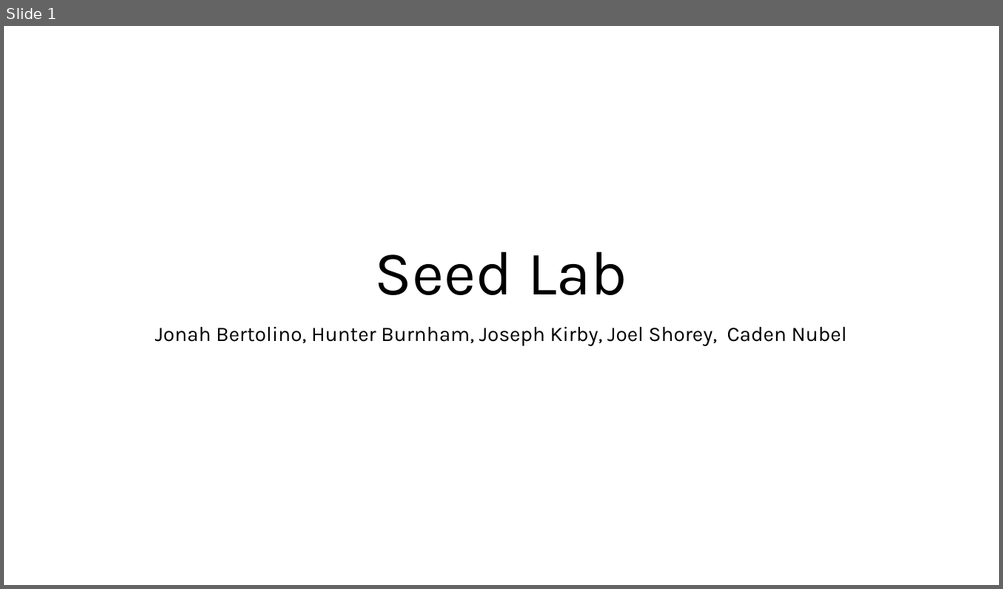
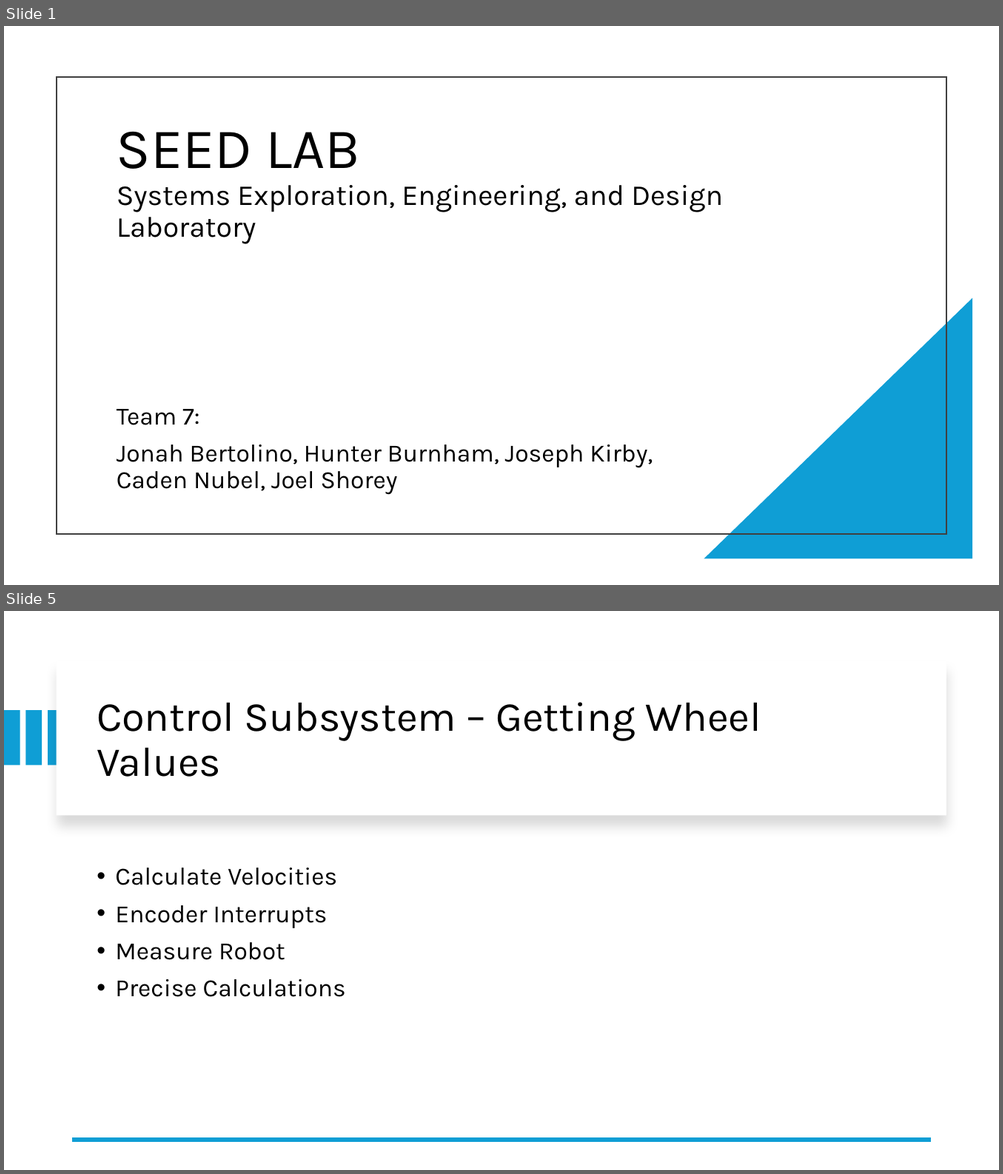
Before and after one commit to JonahBert/SeedLab, a slide deck: TeamPresentation/ProjectPresentation.pptx. Shown one above the other, each under a label of ours: slide 1 before the commit, slides 1 and 5 after it; the slides between them are not shown. The pictures are 1003x589 and 1003x1174 pixels, drawn with LibreOffice and Linux fonts; fonts in the diff are those of the drawing. Boxes give left, top, right and bottom in pixels: in the first picture for what was removed or moved away, otherwise in the second. Text is boxed around its words. In the diff, an @@ line names an element or a change of style, - is before the commit and + after.

```diff
--- a/TeamPresentation/ProjectPresentation.pptx
+++ b/TeamPresentation/ProjectPresentation.pptx
@@ slide 5 added at [4,611,999,1170], background #FFFFFF @@
@@ rectangle added at [57,661,946,815], fill #FFFFFF @@
@@ rectangle added at [4,710,20,766], fill #0F9ED5 @@
@@ rectangle added at [25,710,41,766], fill #0F9ED5 @@
@@ rectangle added at [48,710,64,766], fill #0F9ED5 @@
@@ title added at [96,702,761,777], 40 pt, text #000000 @@
+Control Subsystem – Getting Wheel Values
@@ text added at [115,868,346,997], 24 pt, text #000000 @@
+• Calculate Velocities
+• Encoder Interrupts
+• Measure Robot
+• Precise Calculations
@@ line added from (930, 1140) to (73, 1140), #0F9ED5 4.5 pt @@
@@ slide 1 changed as well @@
@@ rectangle added at [57,77,946,534], outline #404040 1.5 pt @@
@@ title at [116,131,723,244]: text changed; size 60 to 28 pt @@
-Seed Lab
+SEED LAB
+Systems Exploration, Engineering, and Design Laboratory
@@ right triangle added at [704,298,973,560], fill #0F9ED5 @@
@@ subtitle at [116,409,652,495]: text changed; size 20 to 24 pt @@
-Jonah Bertolino, Hunter Burnham, Joseph Kirby, Joel Shorey, Caden Nubel
+Team 7:
+Jonah Bertolino, Hunter Burnham, Joseph Kirby, Caden Nubel, Joel Shorey
```
Also in this commit, not shown: 17 other slides added, 7 slides removed, 3 other files.
